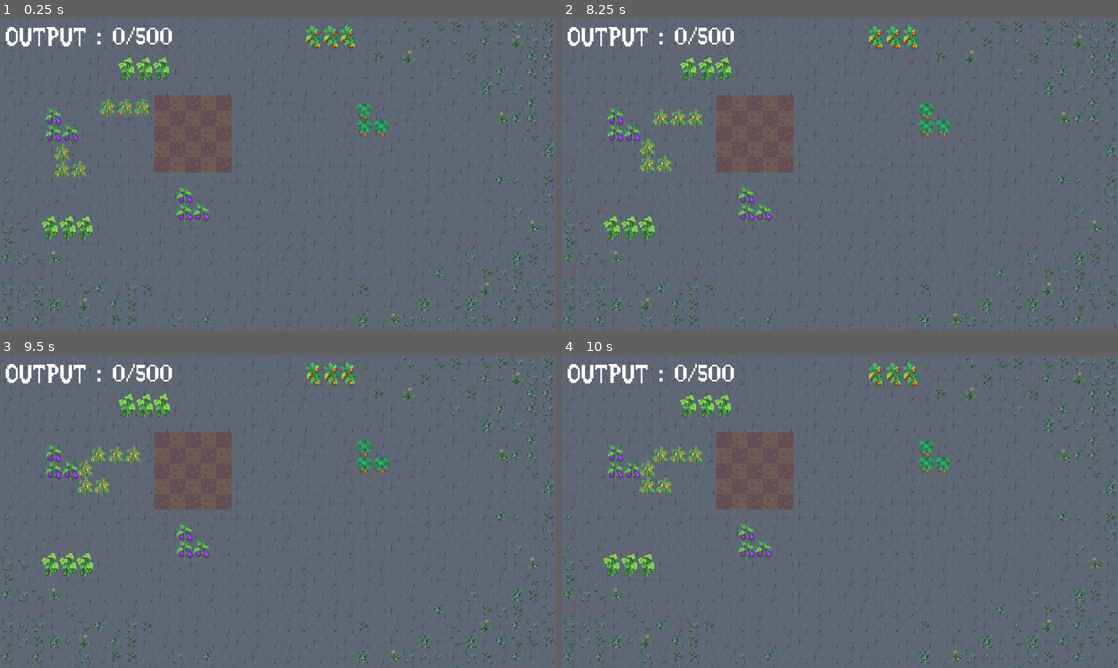
Above: before the commit, frames 1-4 (two rows, left to right).
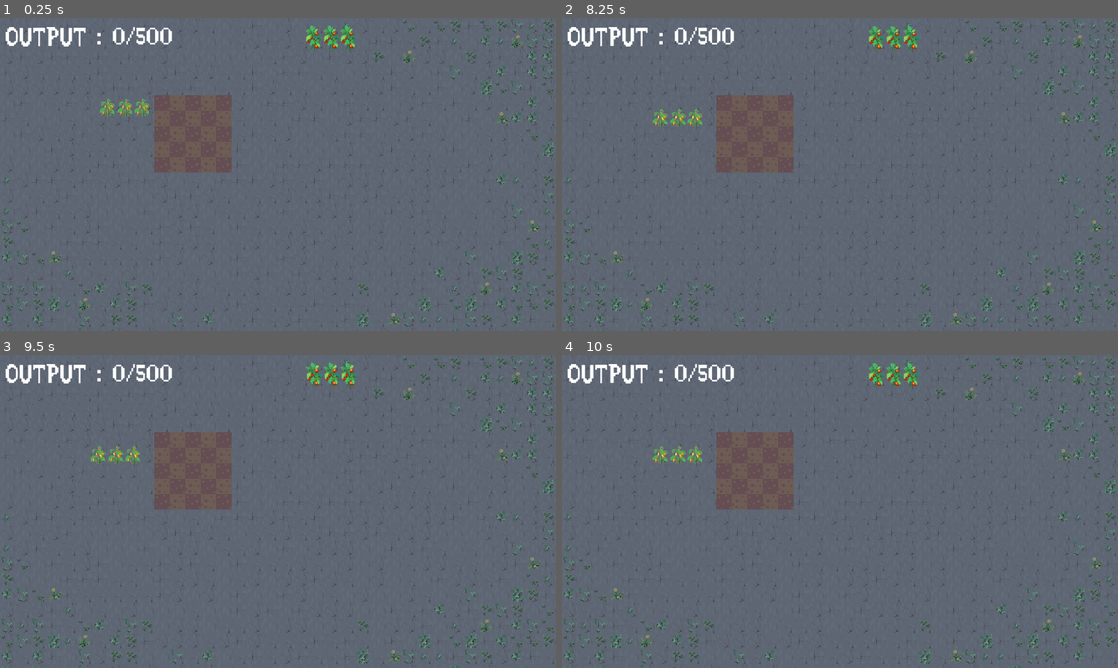
Above: after the commit, the same moments.

Repository: Ihmayor/Growup_GameJam_2025
Game: Godot game, scene res://main_garden.tscn
Two runs of this game, one before a commit and one after it. Both use one fixed random seed, a clock stepped at 60 frames per second and the inputs below. Sound files missing from this copy of the repository are replaced by a short silence.
Inputs (mouse positions are in pixels of both pictures, inside the frame that each line leads up to):
- Up to frame 1 (0.25 s): no input
- Up to frame 2 (8.25 s): move the mouse to (684, 108) at 0.52 s; hold E (rotate_right) 0.53-1.28 s; hold J (test_calculate) 0.53-1.28 s; move the mouse to (684, 105) at 1.27 s; hold Q (rotate_left) 1.28-2.03 s; right-click (684, 105) at 1.35 s; tap J (test_calculate) at 1.55, 2.3, 2.85, 4.55, 5.3, 5.85, 7.55 s; move the mouse to (667, 105) at 2.02 s; press the mouse at (667, 105) at 2.03 s; hold E (rotate_right) 2.03-3.53 s; move the mouse to (678, 118) at 2.77 s; release the mouse at (678, 118) at 2.78 s; move the mouse to (890, 39) at 3.52 s; hold J (test_calculate) 3.53-4.28 s; hold Q (rotate_left) 3.53-5.78 s; move the mouse to (890, 39) at 4.27 s; right-click (890, 39) at 4.35 s; move the mouse to (873, 39) at 5.02 s; press the mouse at (873, 39) at 5.03 s; move the mouse to (895, 39) at 5.77 s; release the mouse at (895, 39) at 5.78 s; hold E (rotate_right) 5.78-8.03 s; move the mouse to (623, 161) at 6.52 s; hold J (test_calculate) 6.53-7.28 s; move the mouse to (623, 168) at 7.27 s; right-click (623, 168) at 7.35 s; move the mouse to (639, 168) at 8.02 s; press the mouse at (639, 168) at 8.03 s; hold Q (rotate_left) from 8.03 s (still down)
- Up to frame 3 (9.5 s): keep holding Q (rotate_left); tap J (test_calculate) at 8.3, 8.85 s; move the mouse to (83, 483) at 8.77 s; release the mouse at (83, 483) at 8.78 s
- Up to frame 4 (10 s): move the mouse to (1006, 558) at 9.52 s; release Q (rotate_left) at 9.53 s; hold E (rotate_right) from 9.53 s (still down); hold J (test_calculate) from 9.53 s (still down)

The runs differ from the first frame. In frame 1, 1.9% of the frame differs, in the area x 7-71%, y 12-71%; in frame 2, 1.9%; in frame 3, 1.9%; in frame 4, 1.9%.

Commit message:
Reworking snapping to use physics process intead of area enter + start of new calculations WIP, gotta sleep now

Diff:
--- a/grow_up_game_jam_2025/GameManager.gd
+++ b/grow_up_game_jam_2025/GameManager.gd
@@ -13,54 +13,53 @@
 	#get data score
 	#for each plant
 	var score = 0
-	var array_of_slots:Array[Node] = get_tree().get_nodes_in_group("Slots").filter(func(slot:Slot): return slot.planted_plant != null)
-	if array_of_slots.size() == 0:
+	var array_of_slots_taken:Array[Node] = get_tree().get_nodes_in_group("Slots").filter(func(slot:Slot): return slot.planted_plant != null)
+	var total_slots = get_tree().get_nodes_in_group("Slots")
+	#If there are no plants, return nothing
+	if array_of_slots_taken.size() == 0:
 		return
 
-	for planted_slot: Slot in array_of_slots:
-		var found_neighbour
-		var neighbour_score
-		var base_stat = planted_slot.planted_plant.base_stat
+	var plant_neighbour_dictionary = {}
 
-		#check left
-		if planted_slot.index.x > 0:
-			found_neighbour = array_of_slots.filter(func(neighbour:Slot): return is_neighbour(neighbour, Vector2(planted_slot.index.x - 1, planted_slot.index.y)))
-			base_stat = calculate_neighbour(planted_slot.planted_plant, found_neighbour,base_stat)
+	var total_score = 0
+	for planted_slot: Slot in array_of_slots_taken:
+		var plant_id = planted_slot.plant_node.get_instance_id()
+		if !plant_neighbour_dictionary.find_key(plant_id):
+			plant_neighbour_dictionary[plant_id]["plant_ids"] = []
+			plant_neighbour_dictionary[plant_id]["plant_data"] = []
+		var slot_index = planted_slot.get_index()
+		var left_slot:Slot
+		var right_slot:Slot
+		if slot_index > 0:
+			var found_slot:Slot = total_slots.get(slot_index -1)
+			if array_of_slots_taken.has(found_slot):
+				left_slot = found_slot
 
-		#check right
-		if planted_slot.index.x < level.grid_width:
-			found_neighbour = array_of_slots.filter(func(neighbour:Slot): return is_neighbour(neighbour, Vector2(planted_slot.index.x + 1, planted_slot.index.y)))
-			base_stat = calculate_neighbour(planted_slot.planted_plant, found_neighbour,base_stat)
+		if slot_index < total_slots.size():
+			var found_slot:Slot = total_slots.get(slot_index + 1)
+			if array_of_slots_taken.has(found_slot):
+				right_slot = found_slot
 
-		#check top
-		if planted_slot.index.y < level.grid_height:
-			found_neighbour = array_of_slots.filter(func(neighbour:Slot): return is_neighbour(neighbour, Vector2(planted_slot.index.x , planted_slot.index.y + 1)))
-			base_stat = calculate_neighbour(planted_slot.planted_plant, found_neighbour,base_stat)
+		if left_slot && !plant_neighbour_dictionary[plant_id].has(left_slot.plant_node.get_instance_id()):
+			plant_neighbour_dictionary[plant_id]["plant_data"].append(left_slot.planted_plant)
+			plant_neighbour_dictionary[plant_id]["plant_ids"].append(left_slot.plant_node.get_instance_id())
 
-		#check bottom
-		if planted_slot.index.y > 0:
-			found_neighbour = array_of_slots.filter(func(neighbour:Slot): return is_neighbour(neighbour, Vector2(planted_slot.index.x , planted_slot.index.y - 1)))
-			base_stat = calculate_neighbour(planted_slot.planted_plant, found_neighbour,base_stat)
-		score += base_stat
-	player_data.running_total_score = score;
+		if right_slot && !plant_neighbour_dictionary[plant_id].has(right_slot.plant_node.get_instance_id()):
+			plant_neighbour_dictionary[plant_id]["plant_data"].append(right_slot.planted_plant)
+			plant_neighbour_dictionary[plant_id]["plant_ids"].append(right_slot.plant_node.get_instance_id())
 
-func is_neighbour(neighbour:Slot, location: Vector2):
-	return neighbour.index == location
+		total_score += calculate_neighbour(plant_neighbour_dictionary, plant_id, planted_slot.planted_plant)
 
-func calculate_neighbour(origin: Plant, neighbour: Array[Node], running_score:int) -> int:
-	if neighbour == null || neighbour.size() == 0:
-		return running_score;
+func calculate_neighbour(plant_neighbour_dictionary, plant_id, main_plant_data:Plant) -> int:
+	var comp_plants:Array = plant_neighbour_dictionary[plant_id]["plant_data"].filter(func(plant:Plant): return main_plant_data.compatible_matchup.contains(plant.name))
+	var incomp_plants:Array = plant_neighbour_dictionary[plant_id]["plant_data"].filter(func(plant:Plant): return main_plant_data.incompatible_matchup.has(plant.name))
 
-	var neighbour_plant = neighbour.get(0).planted_plant
-	print("found neighbour")
-	print(origin.name + "is next to" +  neighbour.get(0).planted_plant.name)
-	if origin.compatible_matchup == neighbour_plant.name:
-		print("boost")
-		return running_score + (origin.base_stat * 1.5)
-	if origin.incompatible_matchup.size() > 0 && origin.incompatible_matchup.has(neighbour_plant.name):
-		print("debuff")
-		return running_score - (origin.base_stat / 2)
-	return running_score
+	var effect_amount = main_plant_data.base_stat /2
+
+	var buff_amount = comp_plants.size() * effect_amount
+	var debuff_amount = incomp_plants.size() * effect_amount
+
+	return main_plant_data.base_stat + buff_amount - debuff_amount
 
 func compare_to_limit_for_level():
 	#subtract value from data score then add back
--- a/grow_up_game_jam_2025/scenes/Flower.tscn
+++ b/grow_up_game_jam_2025/scenes/Flower.tscn
@@ -25,6 +25,9 @@
 stretch_mode = 2
 
 [node name="FlowerArea" type="Area2D" parent="."]
+unique_name_in_owner = true
+collision_layer = 3
+collision_mask = 2
 
 [node name="CollisionShape2D" type="CollisionShape2D" parent="FlowerArea"]
 position = Vector2(-1, -2)
--- a/grow_up_game_jam_2025/scenes/Plant.tscn
+++ b/grow_up_game_jam_2025/scenes/Plant.tscn
@@ -18,6 +18,7 @@
 unique_name_in_owner = true
 position = Vector2(-16, -12)
 collision_layer = 3
+collision_mask = 2
 
 [node name="CollisionShape2D" type="CollisionShape2D" parent="Area2D"]
 position = Vector2(16, 10.5)
@@ -32,6 +33,7 @@
 ignore_time_scale = true
 
 [node name="Area2D2" type="Area2D" parent="."]
+collision_mask = 3
 
 [node name="CollisionShape2D" type="CollisionShape2D" parent="Area2D2"]
 shape = SubResource("RectangleShape2D_p2drj")
--- a/grow_up_game_jam_2025/scenes/garden_grid.gd
+++ b/grow_up_game_jam_2025/scenes/garden_grid.gd
@@ -27,7 +27,7 @@
 	var size_window : Vector2 = get_window().size
 
 	var trominos = [tromino, tromino2]
-	for i in range(8):
+	for i in range(2):
 		var object:DraggablePlant = trominos.pick_random().instantiate()
 		add_child(object)
 		object.global_position = Vector2(randf_range(0, size_window.x), randf_range(0, size_window.y))
@@ -52,10 +52,11 @@
 
 func generate_grid() -> void:
 	var alt: bool = false
+
 	for i in grid_height:
 		for j in grid_width:
 			var slot_instance:Slot = slot_scene.instantiate()
-			slot_instance.index = Vector2(j, i);
+			slot_instance.location = Vector2(j, i);
 			if alt:
 				slot_instance.soil_unplanted = light_soil
 				slot_instance.soil_planted = light_planted_soil
--- a/grow_up_game_jam_2025/scripts/resources/Placement/Place.gd
+++ b/grow_up_game_jam_2025/scripts/resources/Placement/Place.gd
@@ -172,30 +172,40 @@
 	if abs (distFromDesired) <= rotateIncrement * 1.15:
 		rotationTween.stop()
 		rotation_degrees = desiredRotation
-		_test_for_collision()
+		var canBePlantedHere = _test_for_collision()
+
+		if (canBePlantedHere):
+			lastSlotRotation = facingDir
 
 	pass # Replace with function body.
 
 
 
 func _test_for_collision():
-
 	var canBePlantedHere = true
 	var flowers = images.get_children()
-
 	for flower in flowers:
 		if (flower.occupyingSlot == null ):
 			canBePlantedHere = false
-
 			print("Can't be planted ", flower.occupyingSlot)
 			break
 
-	if (canBePlantedHere ):
-		lastSlotRotation = facingDir
-		pass
 	return canBePlantedHere
 
-
+func _physics_process(delta: float) -> void:
+	var areas:Array = $Area2D2.get_overlapping_areas()
+	var slot_area = areas.filter(func(n): return n.name.contains("Slot"))
+	if (slot_area.size() > 0):
+		var slot:Slot = slot_area[0].get_parent()
+		var canBePlantedHere = _test_for_collision() && areas.size() < 4
+		if (canBePlantedHere && lastSlotEntered != slot):
+			lastSlotEntered = slot
+			lastSlotRotation = facingDir
+			lastSlotPosition = lastSlotEntered.global_position
+			print("setting last slot entered ", lastSlotEntered.global_position, " With rotation ", lastSlotRotation)
+
+			lastSlotEntered.isTaken = true
+			pass
 
 func _on_area_2d_2_area_entered(area: Area2D) -> void:
 	await get_tree().create_timer(0.01).timeout
--- a/grow_up_game_jam_2025/scripts/resources/Placement/Plant.gd
+++ b/grow_up_game_jam_2025/scripts/resources/Placement/Plant.gd
@@ -74,25 +74,28 @@
 	Input.set_custom_mouse_cursor(null)
 	pass # Replace with function body.
 
-
-func _on_area_2d_area_entered(area: Area2D) -> void:
-	var slot = area.get_parent()
-
-	# exit of slot is unoccupiable
-	if !(slot is Slot && (slot.takenBy == null || slot.takenBy == get_parent())):
-		if occupyingSlot:
-			occupyingSlot.isTaken = false
-			occupyingSlot.takenBy = null
-		occupyingSlot = null
-		print("NULL SLOT")
-		return
-
-	# reset old slot when leaving a slot
-	if (occupyingSlot):
+func undo_occupation():
+	if occupyingSlot:
 		occupyingSlot.isTaken = false
 		occupyingSlot.takenBy = null
 
-	occupyingSlot = slot
-	occupyingSlot.takenBy = get_parent()
+#On enter has been unrealiable, using physics process tick instead
+func _physics_process(delta: float) -> void:
+	var areas_overlapping = %FlowerArea.get_overlapping_areas()
+	var slot
+	if areas_overlapping.size() > 1:
+		slot = areas_overlapping[1].get_parent()
 
-	print("Claiming slot")
+	if (occupyingSlot && occupyingSlot == slot) || slot == null:
+		return
+
+	print(areas_overlapping)
+	if areas_overlapping.filter(func(n): return !n.name.contains("Slot")).size() > 2:
+		print("slot is occupied")
+		undo_occupation()
+		occupyingSlot = null #Reset the spot
+	elif slot is Slot:
+		undo_occupation()
+		occupyingSlot = slot
+		occupyingSlot.takenBy = get_parent()
+		print("Claiming slot")
--- a/grow_up_game_jam_2025/slot.gd
+++ b/grow_up_game_jam_2025/slot.gd
@@ -5,7 +5,8 @@
 var soil_planted: Texture2D
 var is_valid: bool = false
 var planted_plant:Plant
-var index: Vector2
+var plant_node: DraggablePlant
+var location: Vector2
 
 @export var isTaken = false
 
@@ -32,9 +33,12 @@
 		var plant = collision.get_parent() as DraggablePlant
 		if plant:
 			found_plant = true
+			plant_node = plant
 			add_plant_here(plant.plant_data)
 			$SoilTexture.texture = soil_planted
 	if !found_plant:
+		planted_plant = null
+		plant_node = null
 		$SoilTexture.texture = soil_unplanted
 
 func _mouse_entered():
